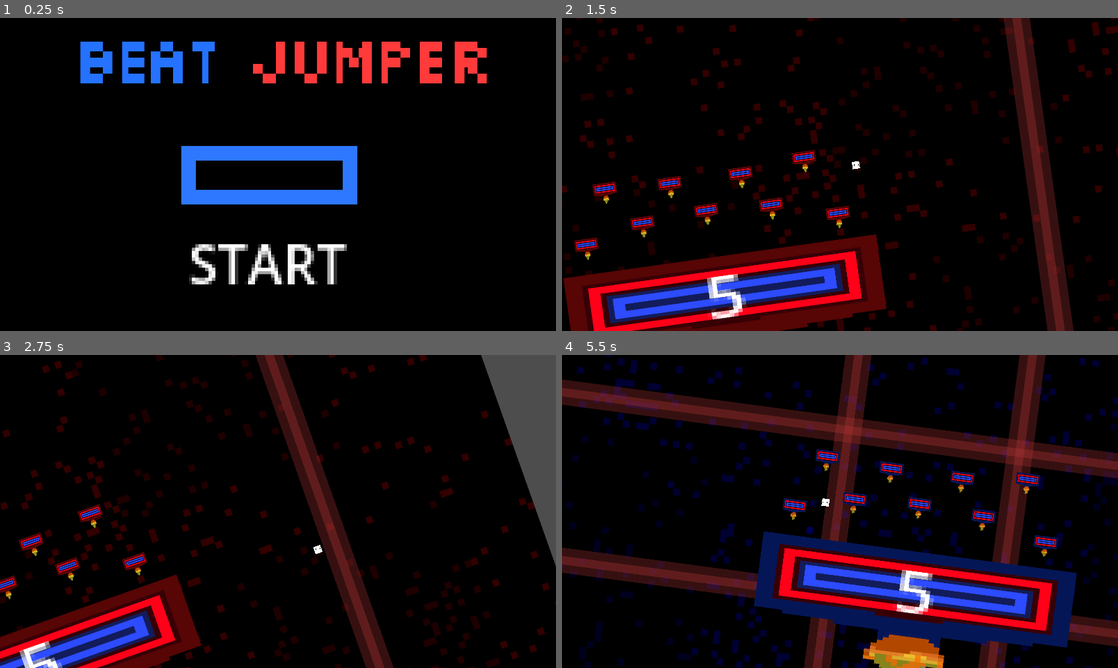
Above: before the commit, frames 1-4 (two rows, left to right).
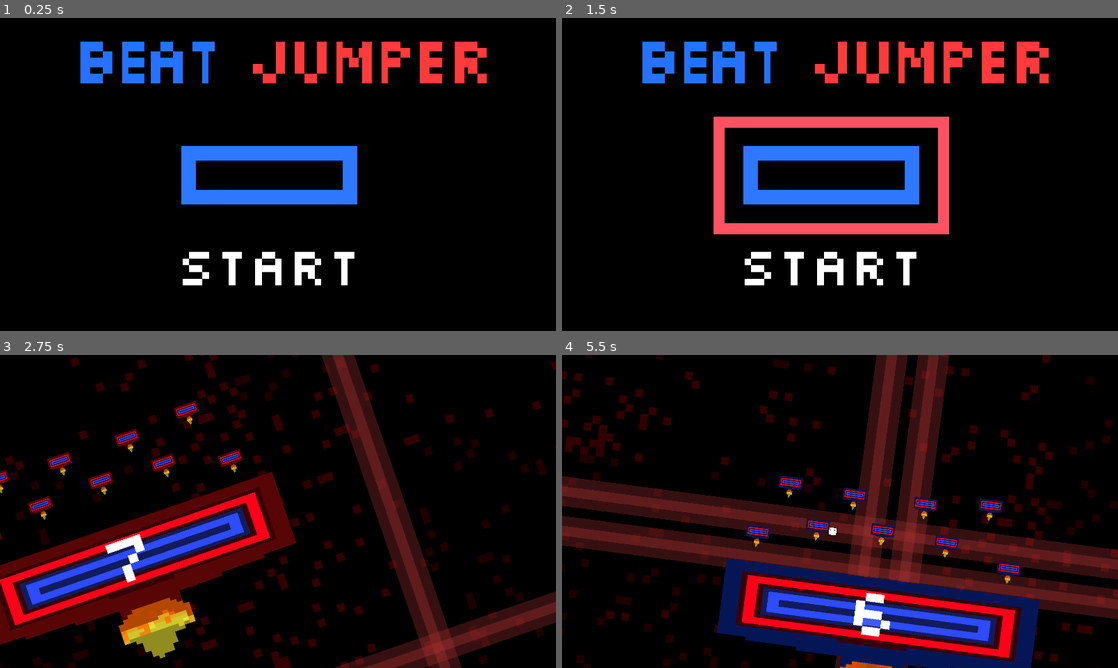
Above: after the commit, the same moments.

Repository: FireEntity1/rythm-2d-platformer
Game: Godot game, scene res://Scenes/Title.tscn
Two runs of this game, one before a commit and one after it. Both use one fixed random seed, a clock stepped at 60 frames per second and the inputs below.
Inputs (mouse positions are in pixels of both pictures, inside the frame that each line leads up to):
- Up to frame 1 (0.25 s): no input
- Up to frame 2 (1.5 s): click (828, 187) at 0.5 s; tap Enter (ui_accept) at 1.25 s; hold Right (ui_right) from 1.28 s (still down)
- Up to frame 3 (2.75 s): keep holding Right (ui_right); tap Enter (ui_accept) at 1.52, 2.27 s
- Up to frame 4 (5.5 s): release Right (ui_right) at 2.78 s; hold Left (ui_left) 2.78-3.53 s; hold Right (ui_right) 3.53-5.03 s; tap Enter (ui_accept) at 3.77, 4.52, 5.27 s; hold Left (ui_left) from 5.03 s (still down)

The runs differ from the first frame. In frame 1, 2.3% of the frame differs, in the area x 32-64%, y 72-86%; in frame 2, 35%; in frame 3, 44%; in frame 4, 58%, in the area x 0-100%, y 0-100%.

Commit message:
Menus for game ending, improve existing

Diff:
--- a/Scenes/Main.tscn
+++ b/Scenes/Main.tscn
@@ -7,10 +7,12 @@
 [ext_resource type="Texture2D" uid="uid://cbedfwitujp4" path="res://Sprites/Player.png" id="5_f3ewc"]
 [ext_resource type="Texture2D" uid="uid://c2vhwlwkf77l5" path="res://Sprites/Platform.png" id="6_f87xl"]
 [ext_resource type="AudioStream" uid="uid://cwe61fm2wo0j5" path="res://Audio/Darkside - Nightcore.mp3" id="7_hd2up"]
+[ext_resource type="FontFile" uid="uid://paswlw6psts4" path="res://Scenes/Silkscreen-Regular.ttf" id="7_mbile"]
 [ext_resource type="Script" path="res://Scripts/Obstacles.gd" id="8_b84m2"]
 [ext_resource type="Texture2D" uid="uid://cts411q2j0alw" path="res://Sprites/hitAnim.png" id="8_hhmhm"]
 [ext_resource type="AudioStream" uid="uid://d2gsh32ufv27d" path="res://Audio/Laser.mp3" id="10_4poid"]
 [ext_resource type="SpriteFrames" uid="uid://db5j28lmbhkr2" path="res://Scenes/Laser.tres" id="10_g37s4"]
+[ext_resource type="Texture2D" uid="uid://cu2jiisuwepe" path="res://Sprites/Background.png" id="13_e70xb"]
 
 [sub_resource type="AtlasTexture" id="AtlasTexture_hfm1j"]
 atlas = ExtResource("1_mshfx")
@@ -506,6 +508,9 @@
 [sub_resource type="RectangleShape2D" id="RectangleShape2D_drtfg"]
 size = Vector2(212.499, 88.4705)
 
+[sub_resource type="Theme" id="Theme_gceu1"]
+default_font = ExtResource("7_mbile")
+
 [sub_resource type="RectangleShape2D" id="RectangleShape2D_k1bd4"]
 size = Vector2(126, 127)
 
@@ -601,7 +606,7 @@
 
 [node name="BG" type="AnimatedSprite2D" parent="."]
 position = Vector2(1216.73, 1204.94)
-scale = Vector2(63.3665, -65.5558)
+scale = Vector2(75.8117, -77.3068)
 sprite_frames = SubResource("SpriteFrames_civoo")
 autoplay = "default"
 
@@ -682,11 +687,12 @@
 
 [node name="HealthBar" type="Label" parent="Player/CanvasLayer"]
 top_level = true
-offset_left = 541.0
-offset_top = 826.0
-offset_right = 551.0
-offset_bottom = 853.0
-scale = Vector2(21.8563, 17.2068)
+offset_left = 478.0
+offset_top = 764.0
+offset_right = 490.0
+offset_bottom = 791.0
+scale = Vector2(22.4215, 20.7368)
+theme = SubResource("Theme_gceu1")
 text = "5"
 
 [node name="PlayerSprite" type="Sprite2D" parent="Player"]
@@ -795,6 +801,12 @@
 
 [node name="LaserSFX" type="AudioStreamPlayer2D" parent="Obstacles"]
 stream = ExtResource("10_4poid")
+
+[node name="Fade" type="Sprite2D" parent="Obstacles"]
+modulate = Color(1, 1, 1, 0)
+position = Vector2(1757.28, 923.849)
+scale = Vector2(87.8464, 104.004)
+texture = ExtResource("13_e70xb")
 
 [connection signal="enterLaser" from="Player" to="Obstacles" method="_on_player_enter_laser"]
 [connection signal="exitLaser" from="Player" to="Obstacles" method="_on_player_exit_laser"]
--- a/Scenes/Title.tscn
+++ b/Scenes/Title.tscn
@@ -1,11 +1,16 @@
-[gd_scene load_steps=7 format=3 uid="uid://bppmvgj0gpieu"]
+[gd_scene load_steps=10 format=3 uid="uid://bppmvgj0gpieu"]
 
 [ext_resource type="Texture2D" uid="uid://cg1yo87gdb2ek" path="res://Sprites/Startbutton2.png" id="1_bk6sy"]
 [ext_resource type="Script" path="res://Scripts/startButton.gd" id="1_en2ac"]
 [ext_resource type="Texture2D" uid="uid://cu2jiisuwepe" path="res://Sprites/Background.png" id="1_upudu"]
 [ext_resource type="Texture2D" uid="uid://b8kolcgy6wp5t" path="res://Sprites/Startbutton3.png" id="2_2fu2p"]
 [ext_resource type="Texture2D" uid="uid://de0bsm33txtxg" path="res://Sprites/Startbutton1.png" id="3_e0iyi"]
+[ext_resource type="FontFile" uid="uid://paswlw6psts4" path="res://Scenes/Silkscreen-Regular.ttf" id="6_81nfm"]
+[ext_resource type="AudioStream" uid="uid://7sp5xcbdmbas" path="res://Audio/Click.mp3" id="6_fjyqc"]
 [ext_resource type="Texture2D" uid="uid://cw5vl4tc3bele" path="res://Sprites/title.png" id="6_wf5sh"]
+
+[sub_resource type="Theme" id="Theme_uwjpi"]
+default_font = ExtResource("6_81nfm")
 
 [node name="Node2D" type="Node2D"]
 
@@ -25,12 +30,17 @@
 stretch_mode = 4
 script = ExtResource("1_en2ac")
 
+[node name="AudioPlayer" type="AudioStreamPlayer2D" parent="TextureButton"]
+stream = ExtResource("6_fjyqc")
+volume_db = 6.438
+
 [node name="RichTextLabel" type="RichTextLabel" parent="."]
-offset_left = 652.0
-offset_top = 712.0
-offset_right = 712.0
-offset_bottom = 742.0
+offset_left = 608.0
+offset_top = 727.0
+offset_right = 668.0
+offset_bottom = 757.0
 scale = Vector2(11.3892, 11.4953)
+theme = SubResource("Theme_uwjpi")
 text = "START"
 fit_content = true
 
@@ -39,4 +49,5 @@
 scale = Vector2(11.0549, 11.0549)
 texture = ExtResource("6_wf5sh")
 
+[connection signal="button_down" from="TextureButton" to="TextureButton" method="_on_button_down"]
 [connection signal="button_up" from="TextureButton" to="TextureButton" method="_on_button_up"]
--- a/Scenes/gameOver.tscn
+++ b/Scenes/gameOver.tscn
@@ -6,6 +6,8 @@
 [ext_resource type="Texture2D" uid="uid://de0bsm33txtxg" path="res://Sprites/Startbutton1.png" id="4_xx0k3"]
 [ext_resource type="Script" path="res://Scripts/GameOver.gd" id="5_elan8"]
 [ext_resource type="Texture2D" uid="uid://5k1onbxgwf2x" path="res://Sprites/healthLost.png" id="6_ipinj"]
+[ext_resource type="AudioStream" uid="uid://bl123h2jg7sj7" path="res://Audio/GameOver.wav" id="6_uf1kk"]
+[ext_resource type="AudioStream" uid="uid://7sp5xcbdmbas" path="res://Audio/Click.mp3" id="7_xkkcf"]
 
 [node name="GameOver" type="Node2D"]
 
@@ -15,6 +17,11 @@
 position = Vector2(959.5, 554)
 scale = Vector2(12.1938, 12.8)
 texture = ExtResource("1_5opng")
+
+[node name="AudioPlayer" type="AudioStreamPlayer" parent="."]
+stream = ExtResource("6_uf1kk")
+volume_db = 1.874
+autoplay = true
 
 [node name="TextureButton" type="TextureButton" parent="."]
 offset_left = 543.0
@@ -28,9 +35,14 @@
 stretch_mode = 4
 script = ExtResource("5_elan8")
 
+[node name="AudioPlayer" type="AudioStreamPlayer2D" parent="TextureButton"]
+stream = ExtResource("7_xkkcf")
+volume_db = 6.438
+
 [node name="Sprite2D" type="Sprite2D" parent="."]
 position = Vector2(959, 212)
 scale = Vector2(12.3554, 8.59827)
 texture = ExtResource("6_ipinj")
 
+[connection signal="button_down" from="TextureButton" to="TextureButton" method="_on_button_down"]
 [connection signal="button_up" from="TextureButton" to="TextureButton" method="_on_button_up"]
--- /dev/null
+++ b/Scenes/pass.tscn
@@ -0,0 +1,62 @@
+[gd_scene load_steps=10 format=3 uid="uid://br4ik5ai36o4q"]
+
+[ext_resource type="Texture2D" uid="uid://cu2jiisuwepe" path="res://Sprites/Background.png" id="1_0wphu"]
+[ext_resource type="FontFile" uid="uid://paswlw6psts4" path="res://Scenes/Silkscreen-Regular.ttf" id="2_nalk7"]
+[ext_resource type="Texture2D" uid="uid://cg1yo87gdb2ek" path="res://Sprites/Startbutton2.png" id="3_0y1be"]
+[ext_resource type="Texture2D" uid="uid://b8kolcgy6wp5t" path="res://Sprites/Startbutton3.png" id="4_ew30f"]
+[ext_resource type="Texture2D" uid="uid://de0bsm33txtxg" path="res://Sprites/Startbutton1.png" id="5_yeq83"]
+[ext_resource type="Script" path="res://Scripts/GameOver.gd" id="6_o0lxj"]
+[ext_resource type="AudioStream" uid="uid://7sp5xcbdmbas" path="res://Audio/Click.mp3" id="7_o81a3"]
+[ext_resource type="AudioStream" uid="uid://d1wp8ut0c5b5f" path="res://Audio/pass.mp3" id="8_xyvve"]
+
+[sub_resource type="Theme" id="Theme_vlfcs"]
+default_font = ExtResource("2_nalk7")
+
+[node name="Pass" type="Node2D"]
+
+[node name="BG" type="Sprite2D" parent="."]
+position = Vector2(976, 558)
+scale = Vector2(13.2, 13.4)
+texture = ExtResource("1_0wphu")
+
+[node name="Label" type="Label" parent="."]
+offset_left = 199.0
+offset_top = 63.0
+offset_right = 333.0
+offset_bottom = 86.0
+scale = Vector2(11.3438, 11.3438)
+theme = SubResource("Theme_vlfcs")
+text = "SONG PASSED!"
+
+[node name="Label" type="Label" parent="Label"]
+offset_left = -9.6088
+offset_top = 70.964
+offset_right = 226.391
+offset_bottom = 93.964
+scale = Vector2(0.66736, 0.66736)
+theme = SubResource("Theme_vlfcs")
+text = "Thank you for playing"
+
+[node name="TextureButton" type="TextureButton" parent="."]
+offset_left = 539.0
+offset_top = 380.0
+offset_right = 603.0
+offset_bottom = 412.0
+scale = Vector2(12.9499, 12.1172)
+texture_normal = ExtResource("3_0y1be")
+texture_pressed = ExtResource("4_ew30f")
+texture_hover = ExtResource("5_yeq83")
+stretch_mode = 4
+script = ExtResource("6_o0lxj")
+
+[node name="AudioPlayer" type="AudioStreamPlayer2D" parent="TextureButton"]
+stream = ExtResource("7_o81a3")
+volume_db = 6.438
+
+[node name="Pass" type="AudioStreamPlayer2D" parent="."]
+stream = ExtResource("8_xyvve")
+volume_db = 21.791
+autoplay = true
+
+[connection signal="button_down" from="TextureButton" to="TextureButton" method="_on_button_down"]
+[connection signal="button_up" from="TextureButton" to="TextureButton" method="_on_button_up"]
--- a/Scripts/GameOver.gd
+++ b/Scripts/GameOver.gd
@@ -1,15 +1,24 @@
 extends TextureButton
 
+var delay = 0
+var delayUp = false
 
 # Called when the node enters the scene tree for the first time.
 func _ready():
-	pass # Replace with function body.
+	pass
 
 
 # Called every frame. 'delta' is the elapsed time since the previous frame.
-func _process(delta):
-	pass
+func _physics_process(delta):
+	if delayUp == true:
+		delay += 1
+	if delay > 60:
+		get_tree().change_scene_to_file("res://Scenes/Title.tscn")
 
 
 func _on_button_up():
-	get_tree().change_scene_to_file("res://Scenes/Title.tscn")
+	delayUp = true
+
+
+func _on_button_down():
+	$AudioPlayer.play()
--- a/Scripts/Obstacles.gd
+++ b/Scripts/Obstacles.gd
@@ -283,6 +283,8 @@
 	laserFireB(289.5)
 	laserFireR(289.5)
 
+	endGame(302)
+
 
 
 func laserFire(firebeat):
@@ -335,3 +337,8 @@
 		$LaserH.play("default")
 	if beat > firebeat + hitOffset and beat < firebeat + 2.5:
 		laserH.emit()
+func endGame(firebeat):
+	if firebeat < beat:
+		$Fade.modulate.a += 0.005
+		if $Fade.modulate.a > 0.95:
+			get_tree().change_scene_to_file("res://Scenes/pass.tscn")
--- a/Scripts/Player.gd
+++ b/Scripts/Player.gd
@@ -1,6 +1,6 @@
 extends CharacterBody2D
 
-@export var health = 5
+@export var health = 8
 var iframes = 100
 var wasDamaged = false
 
@@ -56,6 +56,8 @@
 	if self.position.y > 3000:
 		self.position.y = 721
 		self.position.x = 0
+		wasDamaged = true
+		health -= 1
 
 	if health == 0:
 		get_tree().change_scene_to_file("res://Scenes/gameOver.tscn")
@@ -80,6 +82,7 @@
 func _on_obstacles_laser_h():
 	if isLaserH == true and wasDamaged == false:
 		wasDamaged = true
+		health -= 1
 
 
 func _on_obstacles_laser_l():
--- a/Scripts/startButton.gd
+++ b/Scripts/startButton.gd
@@ -1,4 +1,7 @@
 extends TextureButton
+
+var delay = 0
+var delayUp = false
 
 # Called when the node enters the scene tree for the first time.
 func _ready():
@@ -6,9 +9,18 @@
 
 
 # Called every frame. 'delta' is the elapsed time since the previous frame.
-func _process(delta):
-	pass
+func _physics_process(delta):
+	if delayUp == true:
+		delay += 1
+	if delay > 60:
+		get_tree().change_scene_to_file("res://Scenes/Main.tscn")
+
 
 
 func _on_button_up():
-	get_tree().change_scene_to_file("res://Scenes/Main.tscn")
+	delayUp = true
+
+
+
+func _on_button_down():
+	$AudioPlayer.play()
Not shown, added: Audio/Click.mp3.import
Not shown, added: Audio/GameOver.wav.import
Not shown, added: Audio/pass.mp3.import
Not shown: 1 places in Scenes/Main.tscn that only renumber resources
Binary file added: Scenes/Silkscreen-Regular.ttf
Not shown, added: Scenes/Silkscreen-Regular.ttf.import
Not shown: 1 places in Scenes/gameOver.tscn that only renumber resources
Not shown, added: Audio/Click.mp3
Not shown, added: Audio/GameOver.wav
Not shown, added: Audio/pass.mp3
